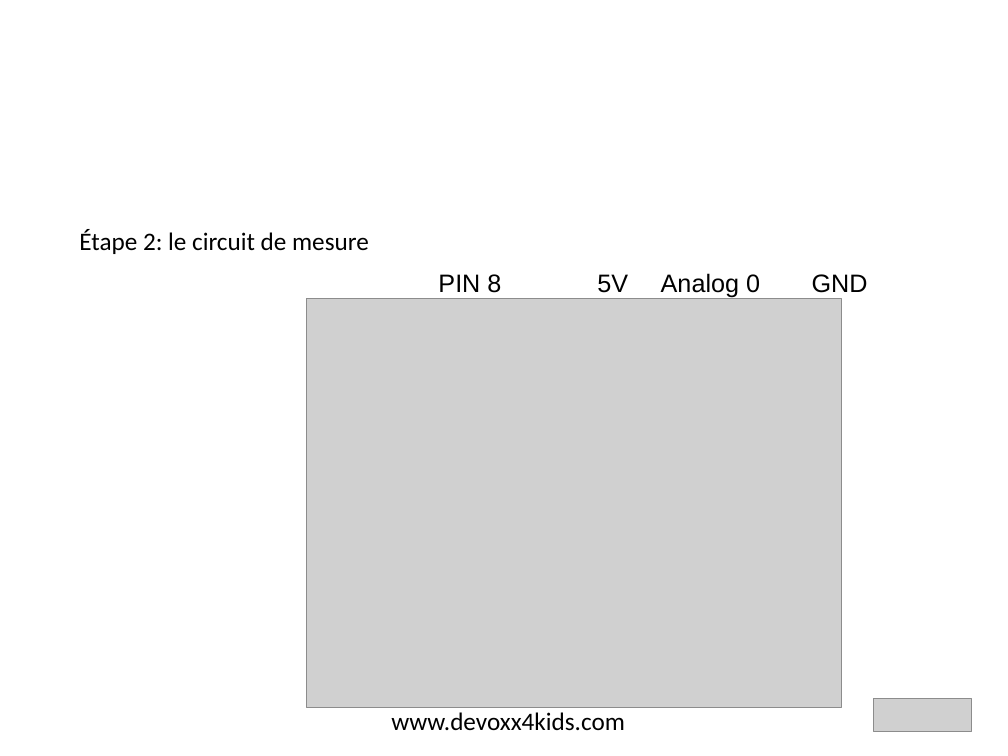
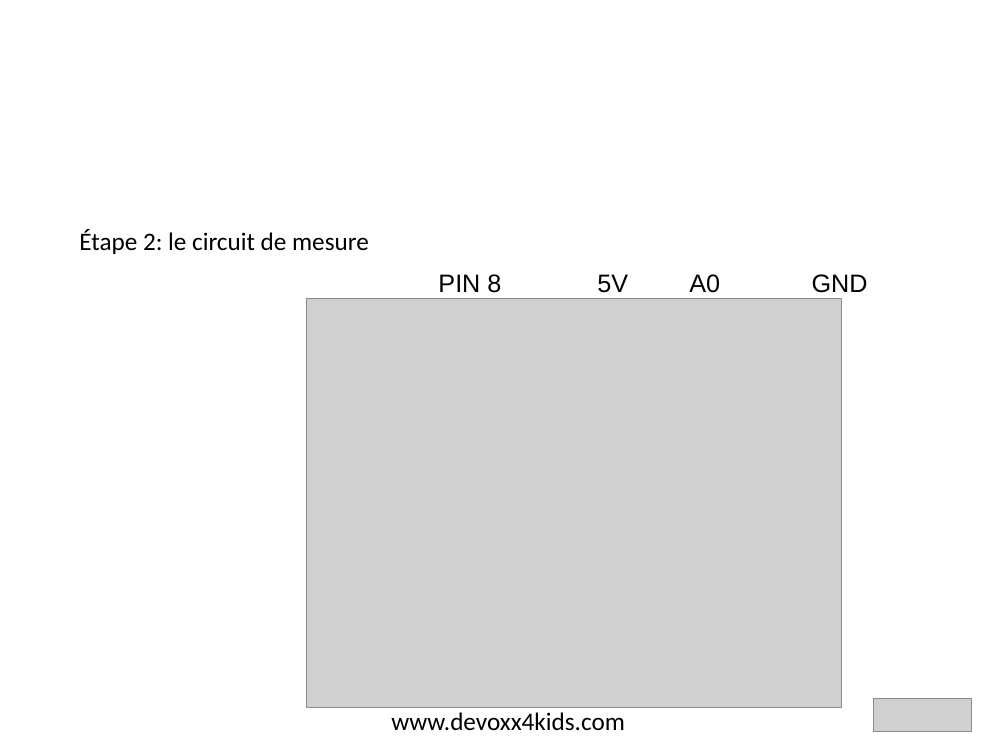
Before and after one commit to jblievremont/ArduinoDevoxx4KidsCH, a slide deck: slide 23 of Presentation/D4K-Arduino-2013-FR.odp. Drawn at 1008x756 pixels with LibreOffice and Linux fonts; fonts in the diff are those of the drawing; grey boxes stand for pictures; background and template pictures are left out. Boxes give left, top, right and bottom in pixels: in the first picture for what was removed or moved away, otherwise in the second. Text is boxed around its words. In the diff, an @@ line names an element or a change of style, - is before the commit and + after.

```diff
--- a/Presentation/D4K-Arduino-2013-FR.odp
+++ b/Presentation/D4K-Arduino-2013-FR.odp
@@ text at <box>689,274,720,293</box>: text changed @@
-Analog 0
+A0
```
Also in this commit, not shown: 3 other slides changed, 1 slide added, 1 slide removed, 7 other files.
